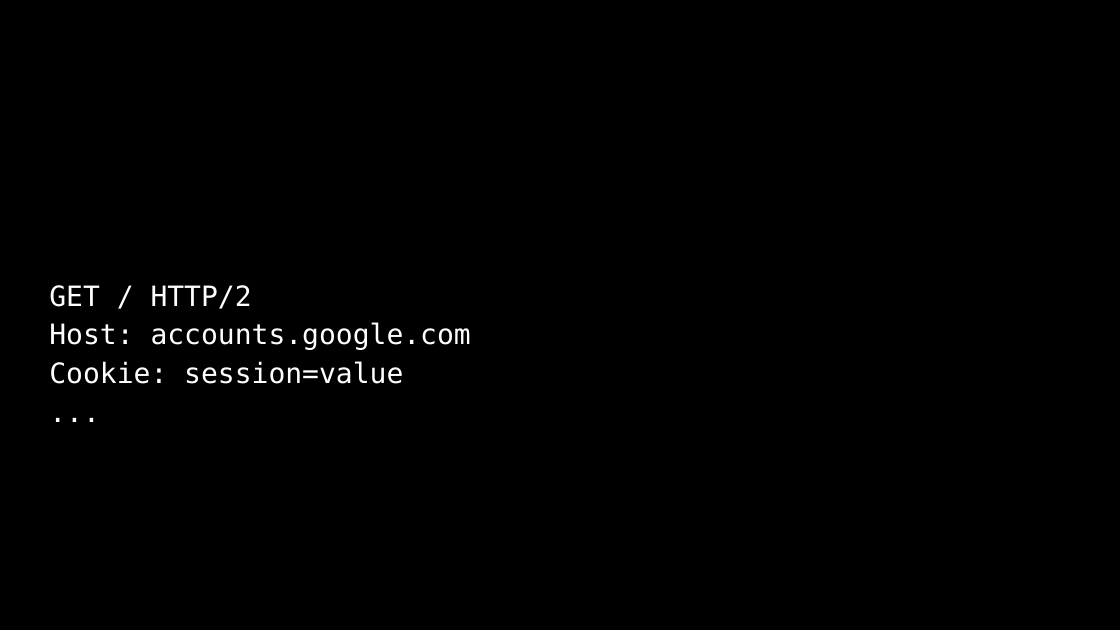
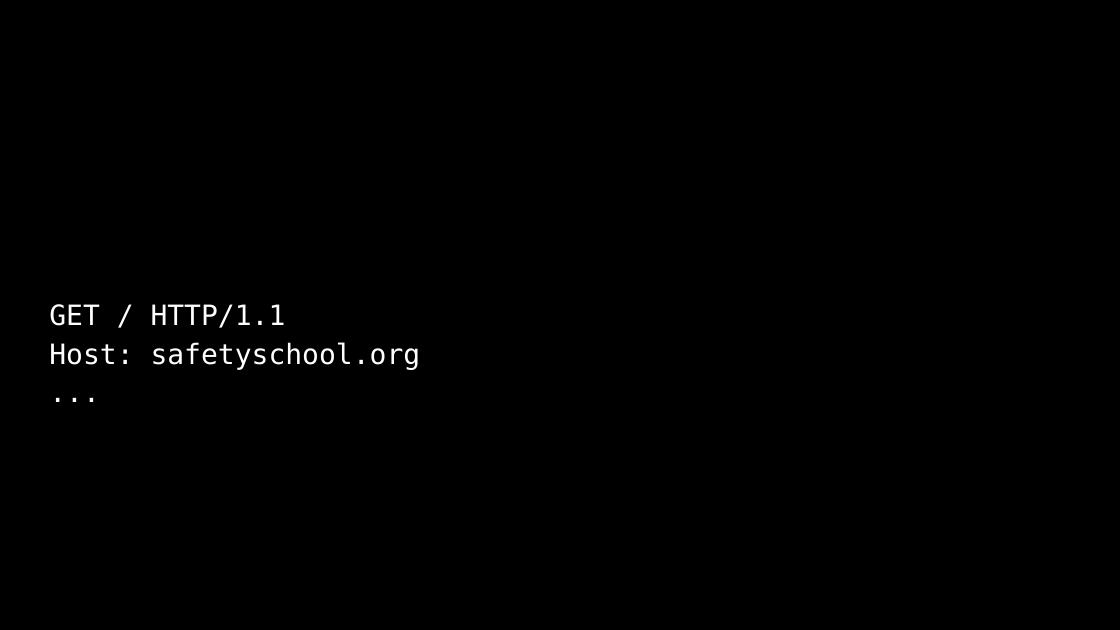
Before and after one commit to SQ4007-2025/website, a slide deck: slide 42 of lectures/slides_9.pptx (slide 30 before the commit). Drawn at 1120x630 pixels with LibreOffice and Linux fonts; fonts in the diff are those of the drawing. Boxes give left, top, right and bottom in pixels: in the first picture for what was removed or moved away, otherwise in the second. Text is boxed around its words. In the diff, an @@ line names an element or a change of style, - is before the commit and + after.

```diff
--- a/lectures/slides_9.pptx
+++ b/lectures/slides_9.pptx
@@ text at [49,304,421,370]: text changed @@
-GET / HTTP/2
-Host: accounts.google.com
-Cookie: session=value
+GET / HTTP/1.1
+Host: safetyschool.org
```
Also in this commit, not shown: 12 other slides changed, 100 slides added, 19 slides removed, 3 other files.
